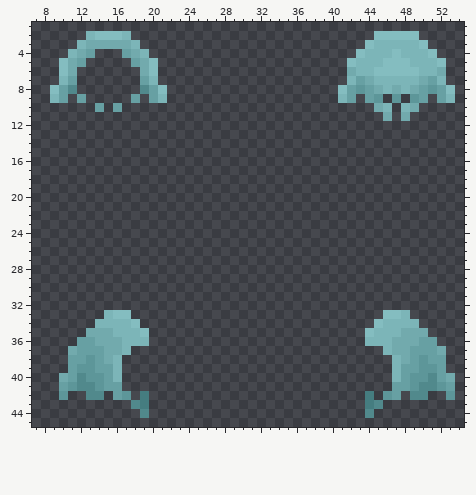
Pixel-art sprite -- Resources/Textures/White/Clothing/Head/Hoods/Coat/cute-hood.rsi/equipped-HELMET.png. Above is the file before it was changed.
The file is 64x64 pixels. Colours within 5 levels of each other are drawn and written as one. Shown: x 7..54, y 1..45.
Once edited:
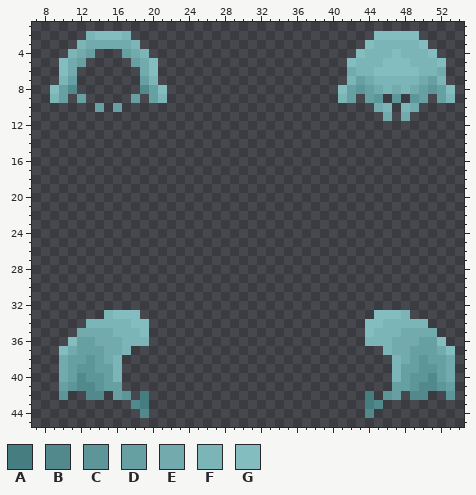
Palette (. is transparent): A #457d80  B #51898c  C #5d9699  D #67a0a3  E #72aaad  F #7cb5b8  G #84bdc0
Edits made:
Changed rows in their new state; - is an unchanged pixel.
first column x 10:
33 --------G--------------------------G--------
34 ---F-----G------------------------G-----F---
35 --E--------------------------------------E--
36 -G----------------------------------------G-
37 G------------------------------------------G
38 E------------------------------------------E
39 E------------------------------------------E
Boxes around the changes in both pictures, in picture pixels (x1, y1, x2, y2):
added: (59, 310, 149, 373)
added: (365, 310, 383, 328)
added: (419, 319, 455, 373)
